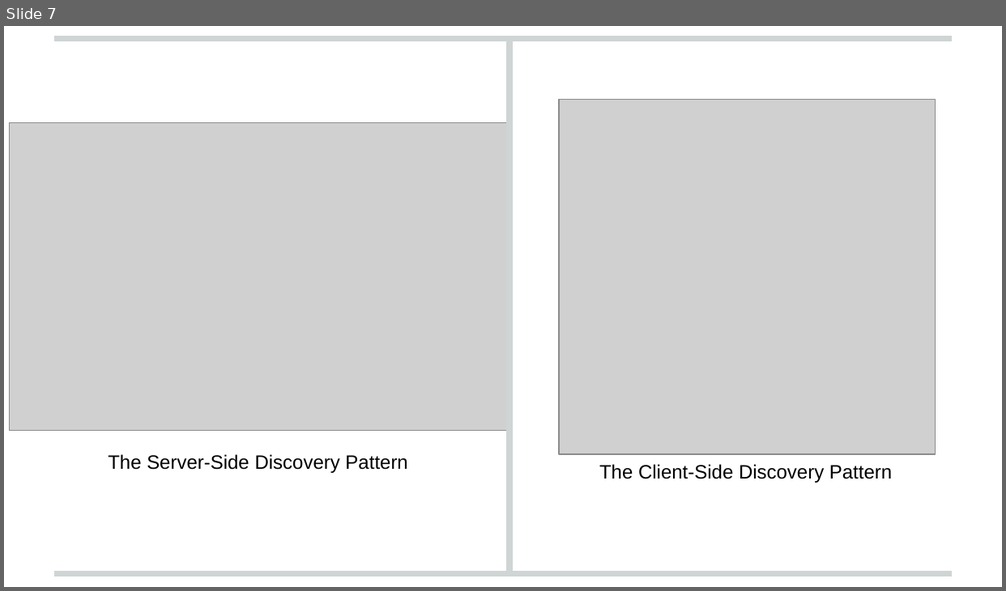
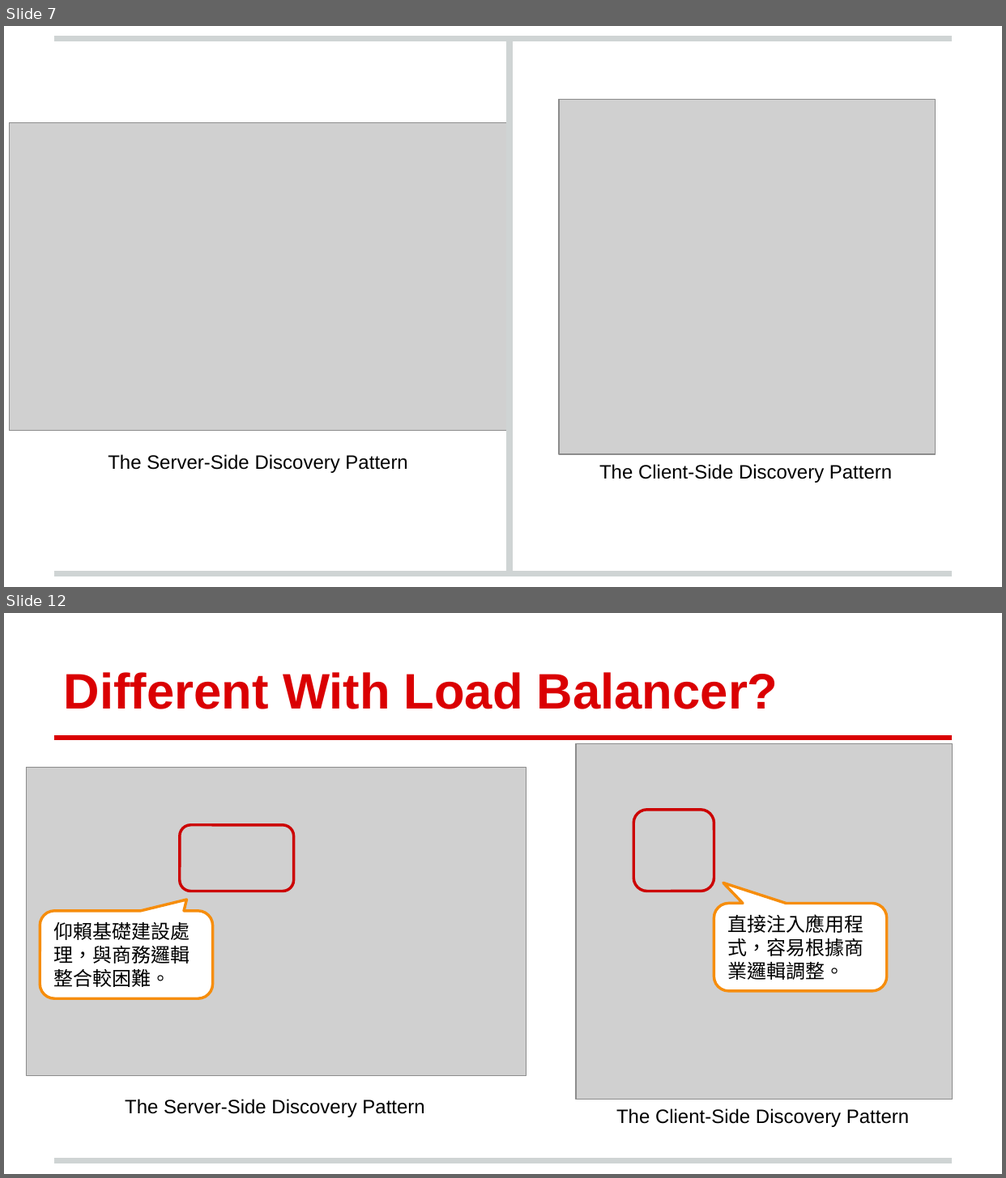
Before and after one commit to andrew0928/Meetup, a slide deck: 20180911.DevOpsDaysTaipei2018/Andrew-ServiceDiscovery (簡報).pptx. Shown one above the other, each under a label of ours: slide 7 before the commit, slides 7 and 12 after it; the slides between them are not shown. The pictures are 1006x591 and 1006x1178 pixels, drawn with LibreOffice and Linux fonts; fonts in the diff are those of the drawing; grey boxes stand for pictures; background and template pictures are left out. Boxes give left, top, right and bottom in pixels: in the first picture for what was removed or moved away, otherwise in the second. Text is boxed around its words. In the diff, an @@ line names an element or a change of style, - is before the commit and + after.

```diff
--- a/20180911.DevOpsDaysTaipei2018/Andrew-ServiceDiscovery (簡報).pptx
+++ b/20180911.DevOpsDaysTaipei2018/Andrew-ServiceDiscovery (簡報).pptx
@@ slide 12 added at (4, 613, 1002, 1174), background #FFFFFF; not listed: 1 template element that a slide beside it also shows @@
@@ title added at (64, 672, 778, 709), 36 pt, text #DA0002, bold @@
+Different With Load Balancer?
@@ line added from (54, 738) to (952, 738), #DA0002 4 pt @@
@@ picture added at (576, 743, 952, 1099) @@
@@ picture added at (26, 768, 526, 1076) @@
@@ rounded rectangle added at (180, 825, 293, 892), outline #CC0202 2 pt @@
@@ rounded rectangle added at (633, 810, 714, 892), outline #CC0202 2 pt @@
@@ rounded speech box added at (714, 904, 886, 991), fill #FFFFFF, outline #F68D0C 2 pt, 14 pt, text #000000 @@
+直接注入應用程式，容易根據商業邏輯調整。
@@ rounded speech box added at (40, 911, 212, 999), fill #FFFFFF, outline #F68D0C 2 pt, 14 pt, text #000000 @@
+仰賴基礎建設處理，與商務邏輯整合較困難。
@@ text added at (125, 1099, 424, 1118), 14 pt, text #000000 @@
+The Server‑Side Discovery Pattern
@@ text added at (616, 1109, 909, 1127), 14 pt, text #000000 @@
+The Client‑Side Discovery Pattern
```
Also in this commit, not shown: 1 slide changed, 24 other slides added, 1 slide removed.
